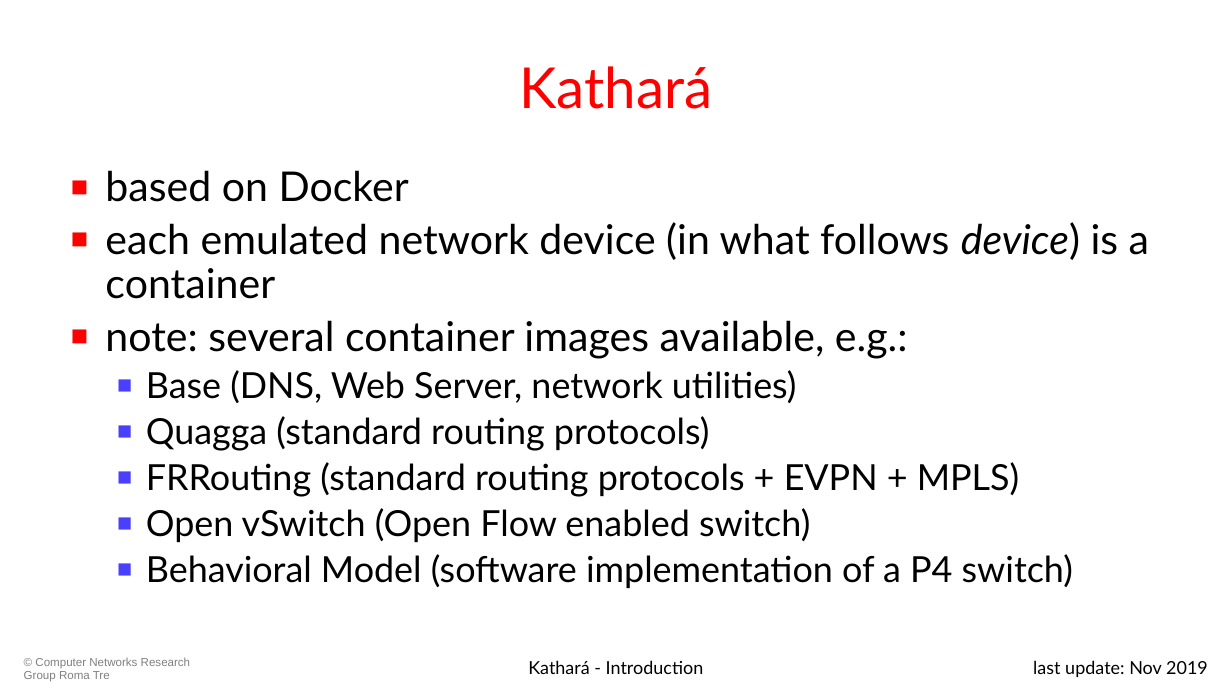
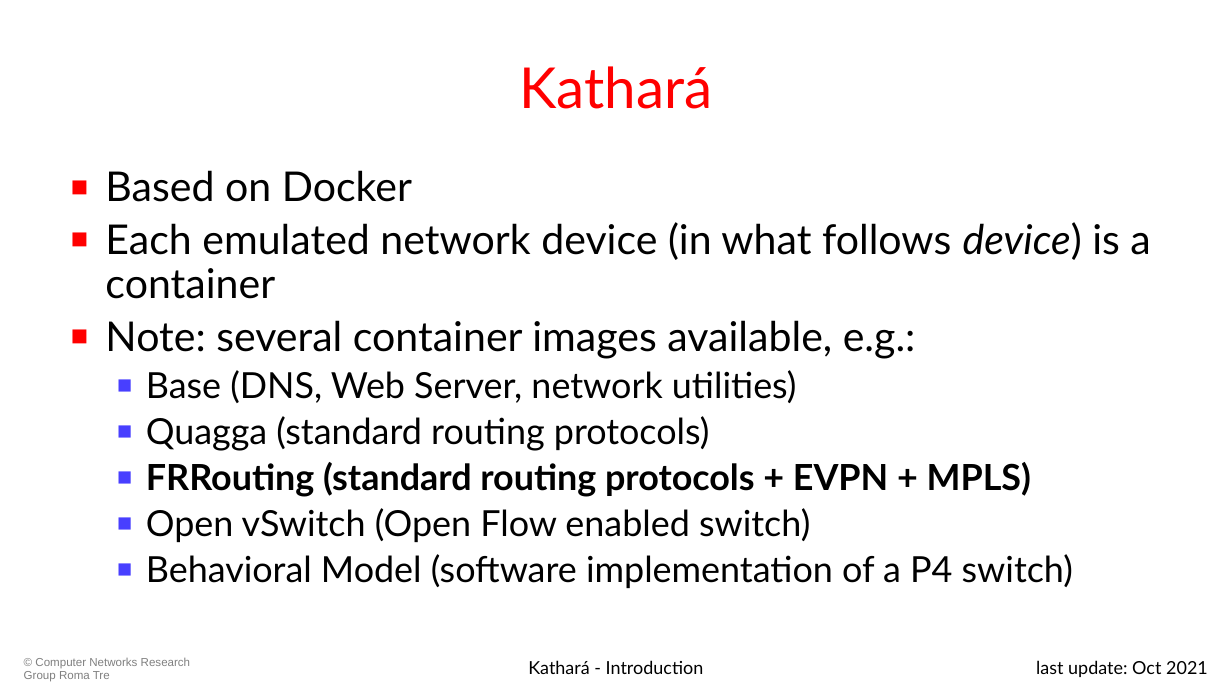
Before and after one commit to KatharaFramework/Kathara-Labs, a slide deck: slide 10 of 001-kathara-introduction.pptx (slide 8 before the commit). Drawn at 1232x693 pixels with LibreOffice and Linux fonts; fonts in the diff are those of the drawing. Boxes give left, top, right and bottom in pixels: in the first picture for what was removed or moved away, otherwise in the second. Text is boxed around its words. In the diff, an @@ line names an element or a change of style, - is before the commit and + after.

```diff
--- a/001-kathara-introduction.pptx
+++ b/001-kathara-introduction.pptx
@@ text at box(105, 170, 1150, 359): text changed @@
-■ based on Docker
-■ each emulated network device (in what follows device) is a container
-■ note: several container images available, e.g.:
+■ Based on Docker
+■ Each emulated network device (in what follows device) is a container
+■ Note: several container images available, e.g.:
@@ text at box(146, 462, 1031, 497): bold on in "FRRouting (standard routing protocols + EVPN + ..." @@
@@ text at box(1036, 660, 1208, 677): text changed @@
-last update: Nov 2019
+last update: Oct 2021
```
Also in this commit, not shown: 28 other slides changed, 3 slides added, 9 other files.
